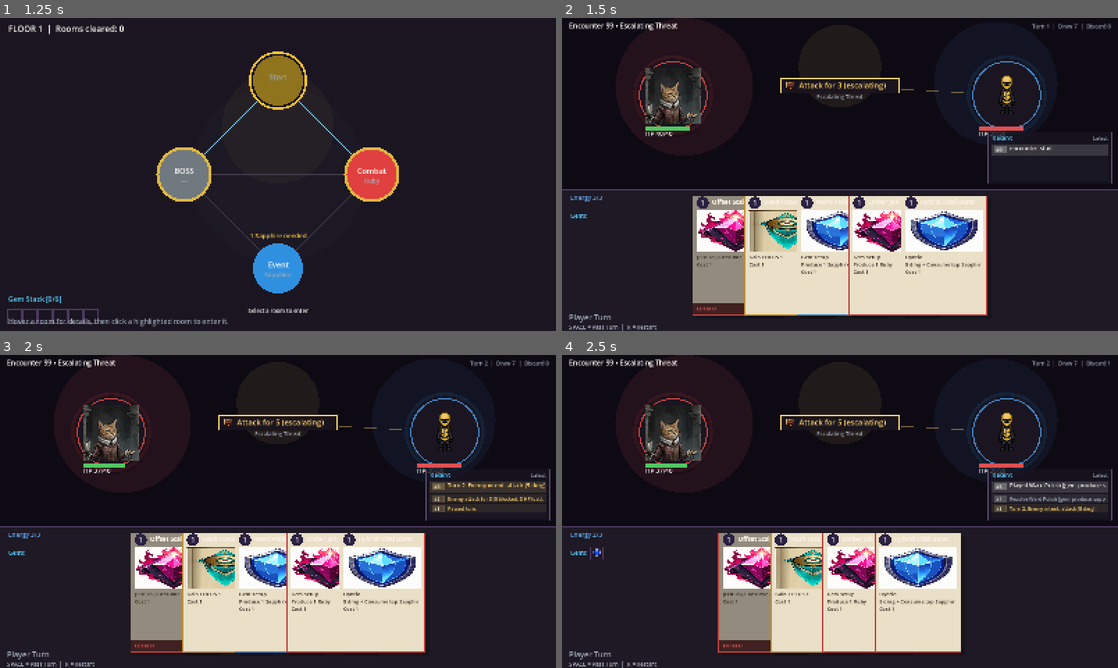
Above: before the commit, frames 1-4 (two rows, left to right).
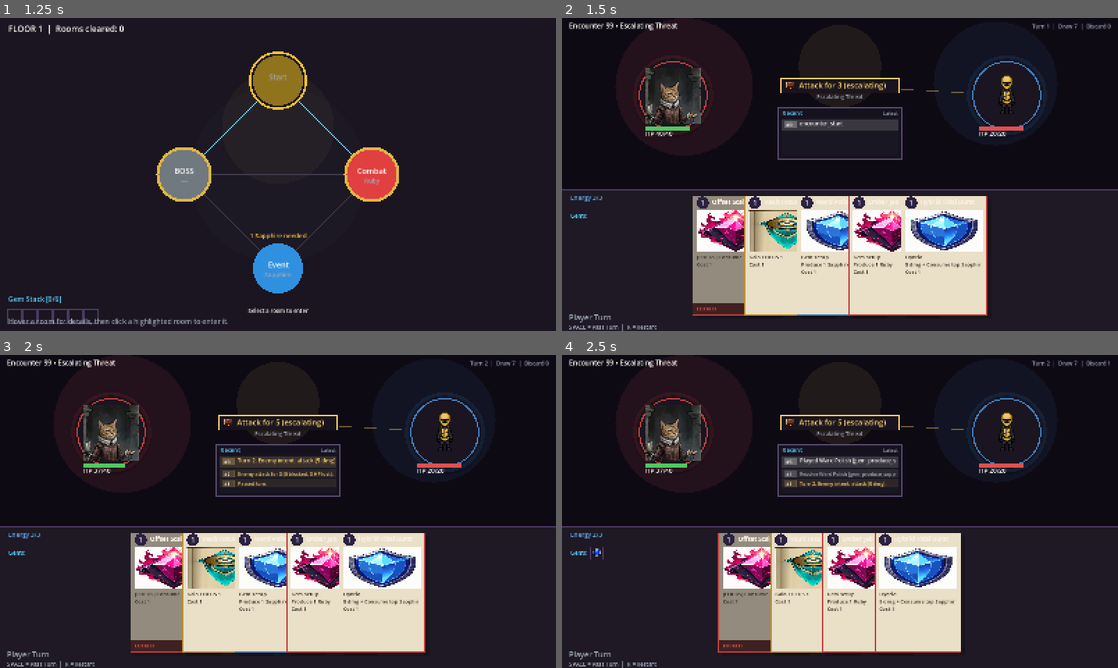
Above: after the commit, the same moments.

Repository: thrazznos/cardGame1
Game: Godot game, scene res://scenes/floor/floor_run.tscn
The game is run twice, just before and just after one commit, with the same random seed, the same clock (stepped at 60 frames per second) and the same inputs.
Inputs (mouse positions are in pixels of both pictures, inside the frame that each line leads up to):
- Up to frame 1 (1.25 s): tap Enter at 0.5 s; tap 1 at 0.6 s; click (278, 174) at 0.67 s; tap Space at 0.77 s
- Up to frame 2 (1.5 s): tap Space at 1.25 s; move the mouse to (728, 190) at 1.27 s; tap 2 at 1.35 s; click (728, 190) at 1.42 s
- Up to frame 3 (2 s): tap Space at 1.52 s
- Up to frame 4 (2.5 s): tap Enter at 2 s; move the mouse to (840, 511) at 2.02 s; tap 3 at 2.1 s; click (840, 511) at 2.17 s

Frame 1 is identical in both runs. In frame 2, 2.0% of the frame differs, in the area x 38-99%, y 28-53%; in frame 3, 4.3%; in frame 4, 4.3%.

Commit message:
fix: center the combat log under the intent preview

Diff:
--- a/src/ui/combat_stage/combat_stage_controller.gd
+++ b/src/ui/combat_stage/combat_stage_controller.gd
@@ -523,7 +523,7 @@
 func _event_feed_panel_rect(w: float, arena_h: float) -> Rect2:
 	var ui_scale: float = _ui_scale()
 	var panel_size := Vector2(356, 148) * ui_scale
-	var panel_pos := Vector2(w - panel_size.x - 18.0 * ui_scale, arena_h - panel_size.y - 18.0 * ui_scale)
+	var panel_pos := Vector2((w - panel_size.x) * 0.5, arena_h * 0.52)
 	return Rect2(panel_pos, panel_size)
 
 func _event_feed_entries(limit: int = 3) -> Array:
